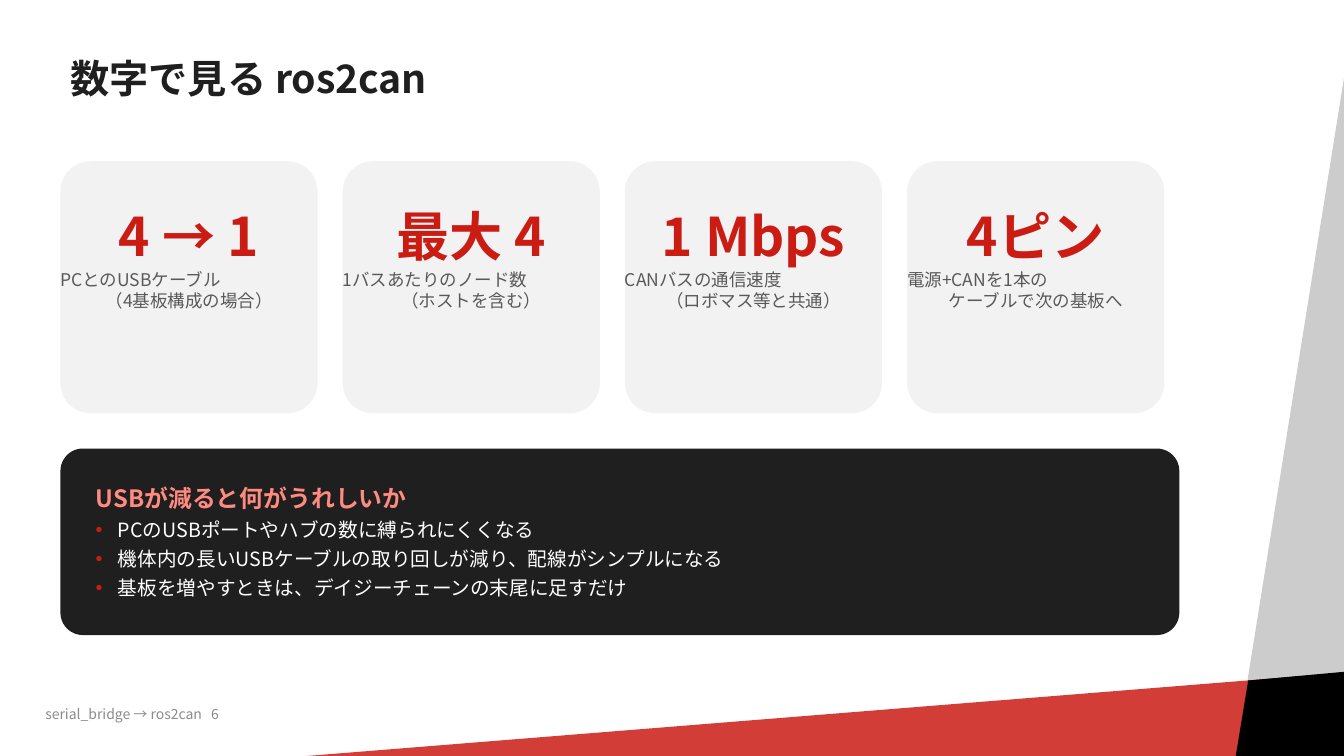
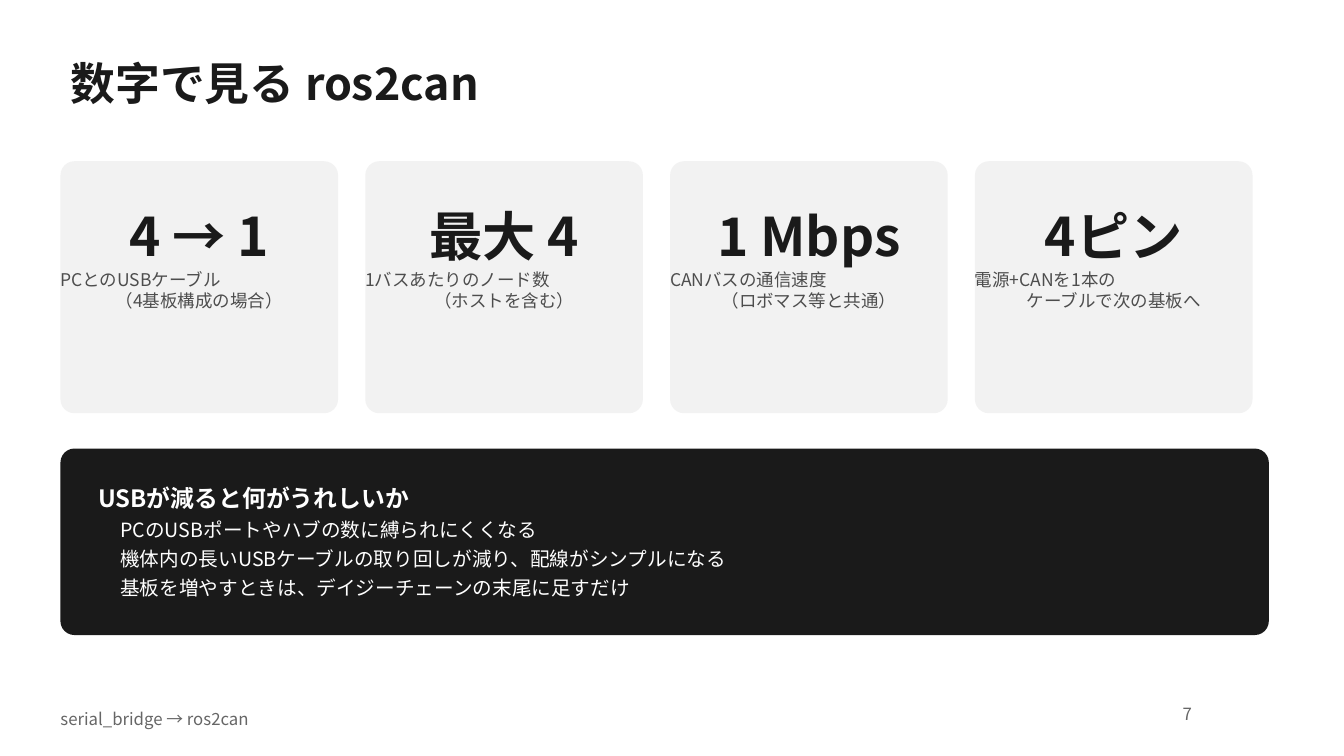
Before and after one commit to RRST-NHK-Project/ros2can, a slide deck: slide 7 of pptx/serial_bridgeからros2canへ_移行ガイド.pptx (slide 6 before the commit). Drawn at 1344x756 pixels with LibreOffice and Linux fonts; fonts in the diff are those of the drawing; background and template pictures are left out. Boxes give left, top, right and bottom in pixels: in the first picture for what was removed or moved away, otherwise in the second. Text is boxed around its words. In the diff, an @@ line names an element or a change of style, - is before the commit and + after.

```diff
--- a/pptx/serial_bridgeからros2canへ_移行ガイド.pptx
+++ b/pptx/serial_bridgeからros2canへ_移行ガイド.pptx
@@ rectangle removed at [1136,18,1344,756] @@
@@ title "数字で見る ros2can" at [71,61,479,104]: size 28 to 32 pt, text colour #1F1F1F to #1A1A1A; line spacing 0.9 to 1 @@
@@ rounded rectangle: place and size @@
-rounded rectangle at [60,161,318,413]
+rounded rectangle at [60,161,338,413]
@@ text "最大 4": place and size @@
-text "最大 4" at [396,210,546,261]
+text "最大 4" at [429,211,579,261]
@@ rounded rectangle: place and size @@
-rounded rectangle at [343,161,600,413]
+rounded rectangle at [365,161,642,413]
@@ text "1 Mbps": place and size @@
-text "1 Mbps" at [662,213,845,268]
+text "1 Mbps" at [717,213,901,268]
@@ rounded rectangle: place and size @@
-rounded rectangle at [625,161,882,413]
+rounded rectangle at [670,161,948,413]
@@ text colour #CB1C14 to #1A1A1A in 4 elements at [129,216,269,256], [429,211,579,261], [717,213,901,268], [1045,212,1183,259] @@
@@ text "4ピン": place and size @@
-text "4ピン" at [967,212,1105,259]
+text "4ピン" at [1045,212,1183,259]
@@ proportions changed in 4 elements at [60,161,338,413], [365,161,642,413], [670,161,948,413], [975,161,1252,413] @@
@@ rounded rectangle: place and size @@
-rounded rectangle at [907,161,1165,413]
+rounded rectangle at [975,161,1252,413]
@@ text "1バスあたりのノード数 （ホストを含む）": place and size @@
-text "1バスあたりのノード数 （ホストを含む）" at [343,271,541,309]
+text "1バスあたりのノード数 （ホストを含む）" at [365,271,574,309]
@@ text "CANバスの通信速度 （ロボマス等と共通）": place and size @@
-text "CANバスの通信速度 （ロボマス等と共通）" at [625,271,841,309]
+text "CANバスの通信速度 （ロボマス等と共通）" at [670,271,897,309]
@@ text colour #595959 to #4D4D4D in 4 elements at [60,271,283,309], [365,271,574,309], [670,271,897,309], [975,271,1201,309] @@
@@ text "電源+CANを1本の ケーブルで次の基板へ": place and size @@
-text "電源+CANを1本の ケーブルで次の基板へ" at [907,271,1123,309]
+text "電源+CANを1本の ケーブルで次の基板へ" at [975,271,1201,309]
@@ rounded rectangle: place and size @@
-rounded rectangle at [60,449,1180,635]
+rounded rectangle at [60,449,1269,635]
@@ rounded rectangle at [60,449,1269,635]: fill #1F1F1F to #1A1A1A; proportions changed @@
@@ text "USBが減ると何がうれしいか" at [98,486,726,597]: text colour #FF8A80 to #FFFFFF in "USBが減ると何がうれしいか"; bullet colour #CB1C14 to #1A1A1A @@
@@ rectangle removed at [57,666,1344,756] @@
@@ parallelogram removed at [1218,666,1344,756] @@
@@ text removed at [45,708,219,723] @@
-serial_bridge → ros2can 6
@@ text added at [60,711,249,729], 12 pt, text #666666 @@
+serial_bridge → ros2can
@@ page number added at [1183,707,1192,720], 12 pt, text #666666 @@
+7
```
Also in this commit, not shown: 17 other slides changed, 1 slide added, 5 other files.
